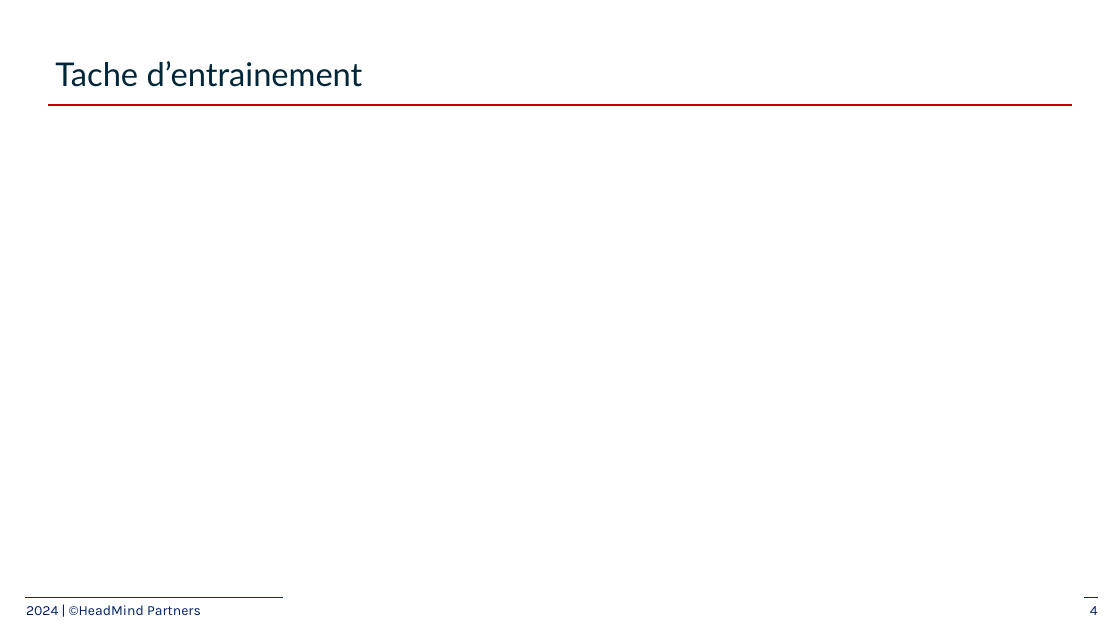
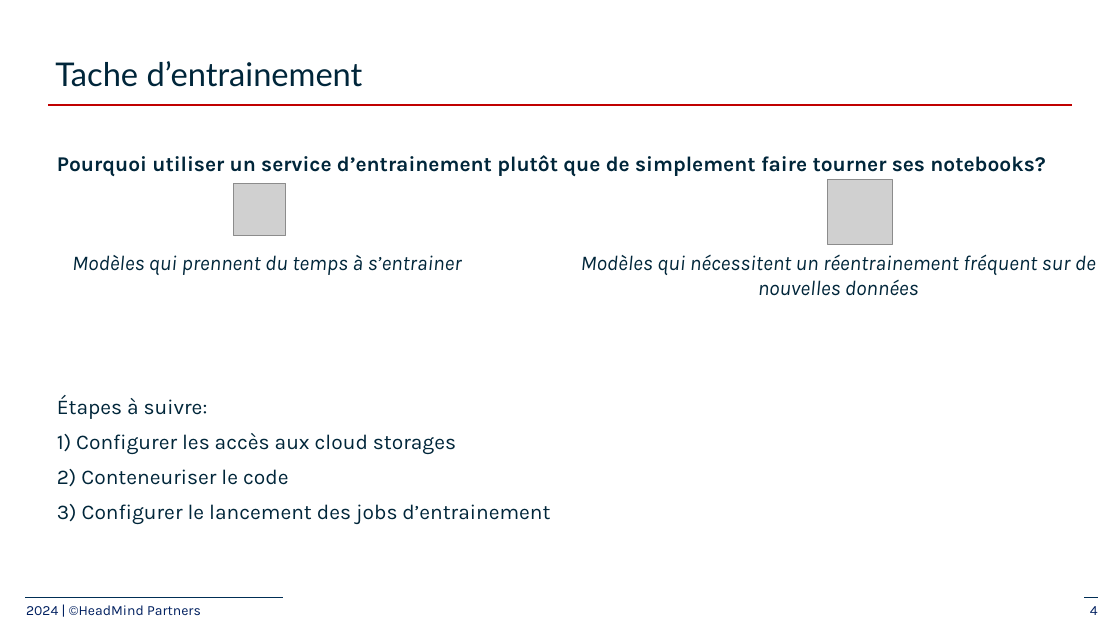
Before and after one commit to plperez626/MLOps-Introductory-Course-on-GCP, a slide deck: slide 4 of slides/3_model-endpoints/3-Train and deploy ML models.pptx. Drawn at 1120x630 pixels with LibreOffice and Linux fonts; fonts in the diff are those of the drawing; grey boxes stand for pictures; background and template pictures are left out. Boxes give left, top, right and bottom in pixels: in the first picture for what was removed or moved away, otherwise in the second. Text is boxed around its words. In the diff, an @@ line names an element or a change of style, - is before the commit and + after.

Commit message:
Refactor du notebook, amélioration des slides

```diff
--- a/slides/3_model-endpoints/3-Train and deploy ML models.pptx
+++ b/slides/3_model-endpoints/3-Train and deploy ML models.pptx
@@ text added at (57,155,1045,524), 18 pt, text #00263A @@
+Pourquoi utiliser un service d’entrainement plutôt que de simplement faire tourner ses notebooks?
+Étapes à suivre:
+1) Configurer les accès aux cloud storages
+2) Conteneuriser le code
+3) Configurer le lancement des jobs d’entrainement
@@ picture added at (234,183,286,235) @@
@@ picture added at (828,180,892,245) @@
@@ text added at (72,254,1096,296), 18 pt, text #00263A, italic @@
+Modèles qui prennent du temps à s’entrainer
+Modèles qui nécessitent un réentrainement fréquent sur de nouvelles données
```
Also in this commit, not shown: 2 other slides changed, 2 other files.
